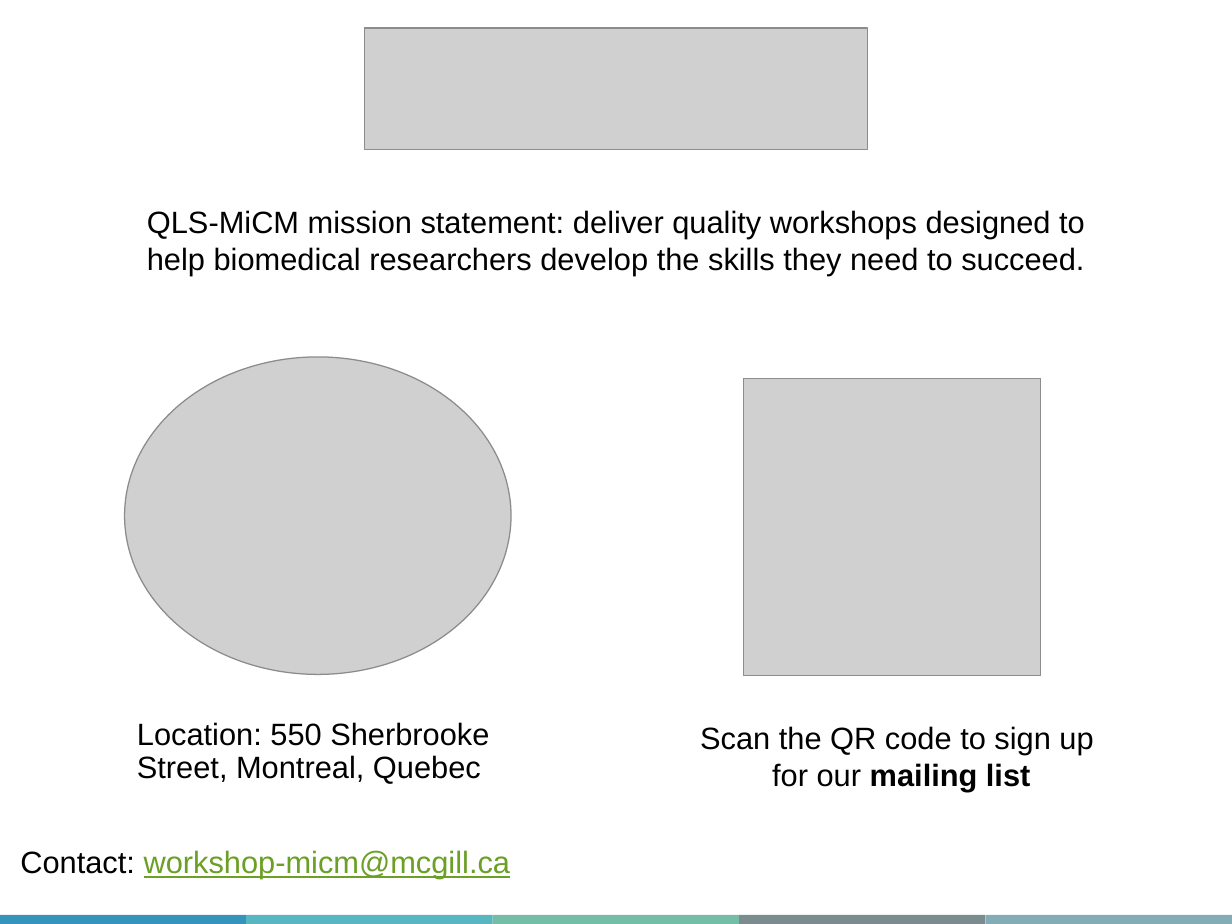
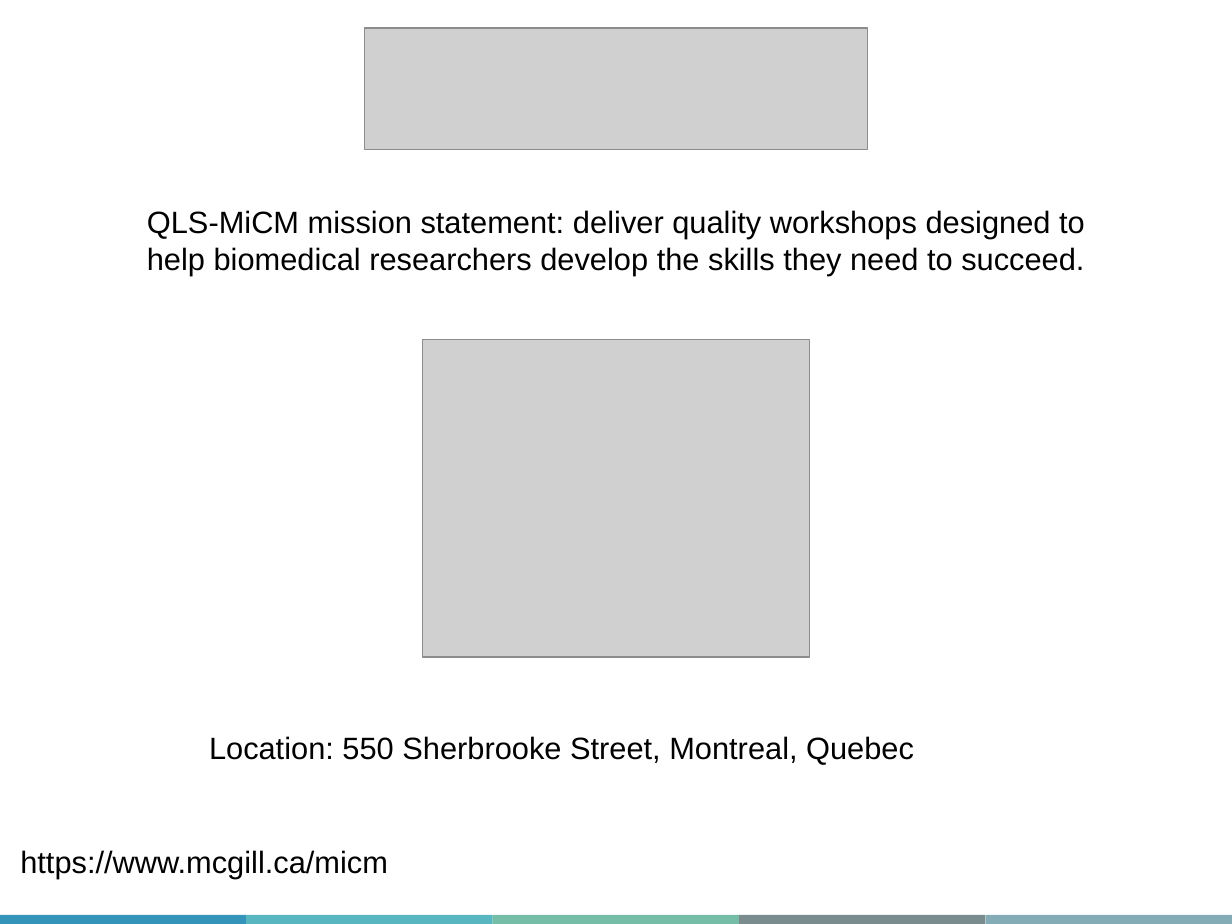
Before and after one commit to QLS-MiCM/Fall-2026-Bootcamp-Data-Visualization-in-Python, a slide deck: slide 2 of Slides/QLS-MiCM_DataVisualizationInPython.pptx. Drawn at 1232x924 pixels with LibreOffice and Linux fonts; fonts in the diff are those of the drawing; grey boxes stand for pictures; background and template pictures are left out. Boxes give left, top, right and bottom in pixels: in the first picture for what was removed or moved away, otherwise in the second. Text is boxed around its words. In the diff, an @@ line names an element or a change of style, - is before the commit and + after.

```diff
--- a/Slides/QLS-MiCM_DataVisualizationInPython.pptx
+++ b/Slides/QLS-MiCM_DataVisualizationInPython.pptx
@@ picture moved from (x1=124, y1=357, x2=511, y2=675) to (x1=423, y1=340, x2=809, y2=658) @@
@@ picture removed at (x1=744, y1=378, x2=1041, y2=675) @@
@@ text "Location: 550 Sherbrooke Street, Montreal, ..." rewrapped from (x1=137, y1=722, x2=489, y2=784) to (x1=209, y1=736, x2=914, y2=765) @@
@@ text removed at (x1=700, y1=726, x2=1093, y2=792) @@
-Scan the QR code to sign up
-for our mailing list
@@ text at (x1=20, y1=850, x2=388, y2=879): text changed; text colour #6B9F25 to #000000 @@
-Contact: workshop-micm@mcgill.ca
+https://www.mcgill.ca/micm
```
Also in this commit, not shown: 2 other slides changed, 12 other files.
